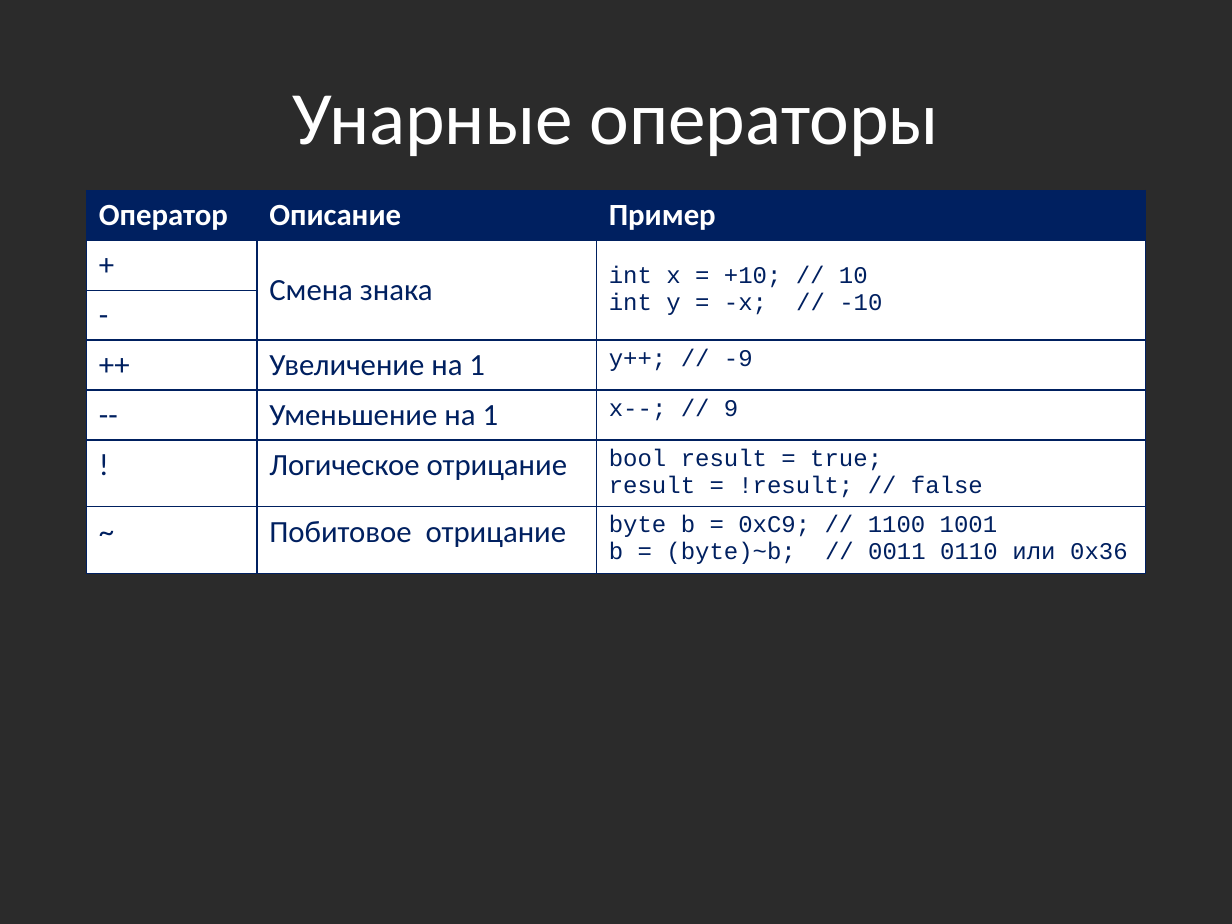
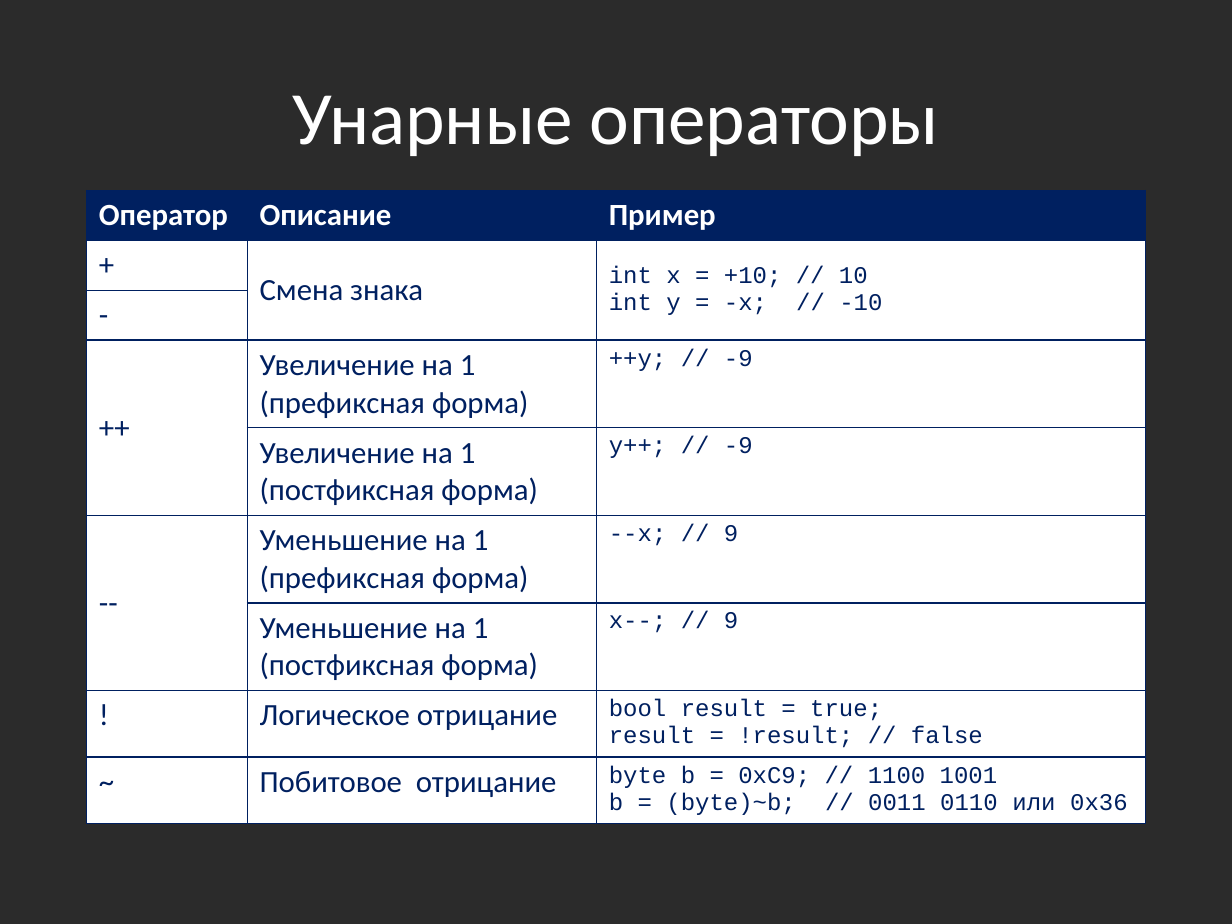
Before and after one commit to bazile/Training, a slide deck: slide 37 of Presentation/lesson-01.pptx (slide 36 before the commit). Drawn at 1232x924 pixels with LibreOffice and Linux fonts; fonts in the diff are those of the drawing; background and template pictures are left out; a plain dark background stands for a picture behind light text. Boxes give left, top, right and bottom in pixels: in the first picture for what was removed or moved away, otherwise in the second. Text is boxed around its words. In the diff, an @@ line names an element or a change of style, - is before the commit and + after.

```diff
--- a/Presentation/lesson-01.pptx
+++ b/Presentation/lesson-01.pptx
@@ table at (86, 191, 1145, 825) @@
-row 4: ++ | Увеличение на 1 | y++; // -9
-row 5: -- | Уменьшение на 1 | x--; // 9
+row 4: ++ | Увеличение на 1 (префиксная форма) | ++y; // -9
+row 5:  | Увеличение на 1 (постфиксная форма) | y++; // -9
+row 6: -- | Уменьшение на 1 (префиксная форма) | --x; // 9
+row 7:  | Уменьшение на 1 (постфиксная форма) | x--; // 9
```
Also in this commit, not shown: 1 other slide changed, 2 slides added, 4 other files.
